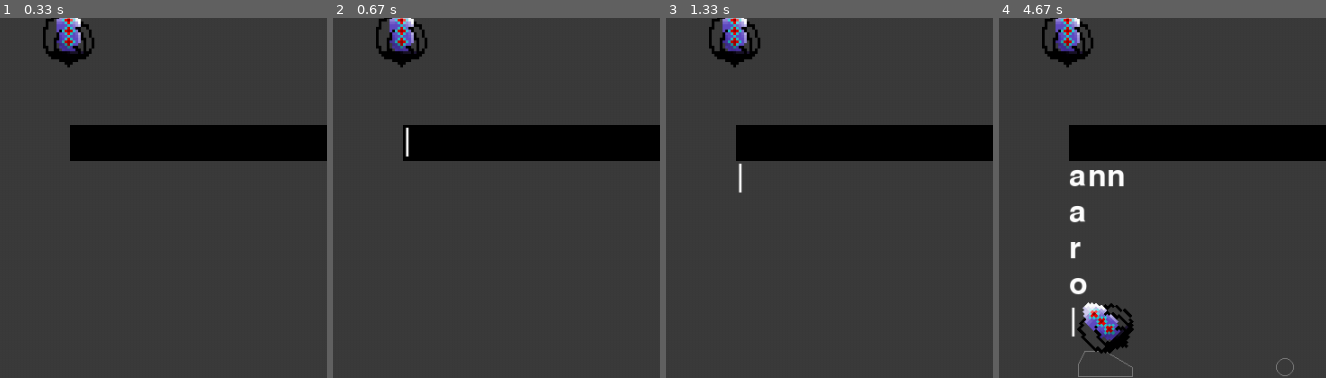
Above: before the commit, frames 1-4 (left to right).
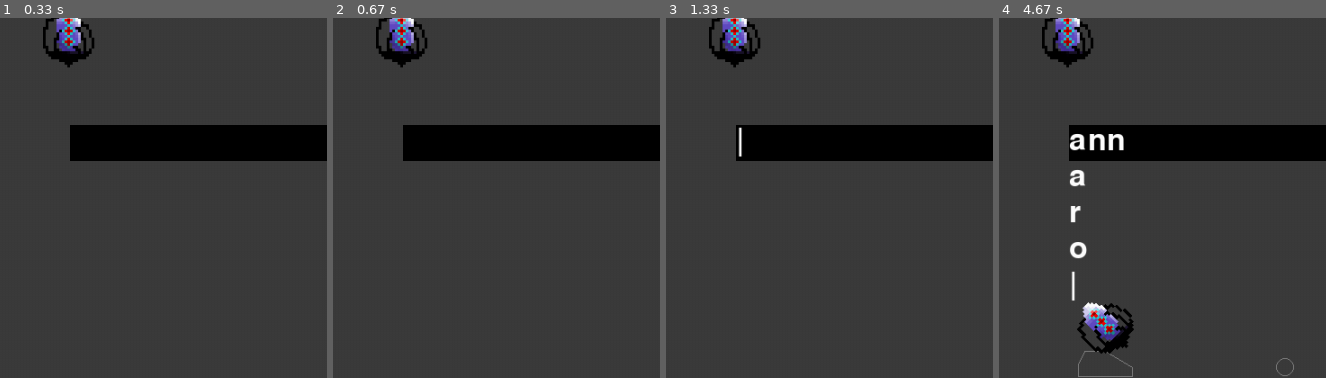
Above: after the commit, the same moments.

Repository: fireing123/pygame_phyics
Game: pygame game, started from example.py
The game is run twice, just before and just after one commit, with the same random seed, the same clock (stepped at 60 frames per second) and the same inputs.
Inputs (mouse positions are % of the whole screen's width and height, from its top left):
- Up to frame 1 (0.33 s): no input
- Up to frame 2 (0.67 s): click (77, 65) at 0.38 s
- Up to frame 3 (1.33 s): tap Keypad Enter at 0.67 s; click (77, 65) at 1.05 s
- Up to frame 4 (4.67 s): type "ann" at 1.33 s; tap Enter at 1.67, 3.45, 4.02, 4.58 s; click (55, 50) at 1.93 s; type "a" at 3.32 s; type "r" at 3.88 s; type "o" at 4.45 s
The pictures show only the part of the screen within x 44-94%, y 48-98%; the shares and areas given below are measured in that part.

Frame 1 is identical in both runs. In frame 2, 0.1% of the frame differs, in the area x 22-24%, y 30-39%; in frame 3, 0.2%; in frame 4, 1.5%, in the area x 21-39%, y 32-89%.

Commit message:
꺠달았다

Diff:
--- a/example.py
+++ b/example.py
@@ -1,5 +1,5 @@
 import pygame_phyics
-from pygame_phyics.game import Game
+from pygame_phyics import Game
 from pygame_phyics import Manger
 from pygame_phyics import DynamicObject
 
@@ -8,17 +8,19 @@
 Game.import_classes("example/objects/")
 
 @pygame_phyics.world("example/example.json")
-def main():
+def example():
     rect : DynamicObject= Manger.scene.get_objects("hello")[0]
     circle = Manger.scene.get_objects("ello")[0]
     text = Manger.scene.get_objects("eello")[0]
     inputfield = Manger.scene.get_objects("eeldlo")[0]
-    text.text = 'hello\nworld!\n 한국어'
-    rect.create_joint(4.0, 0.5, circle)
-    def draw():
+    def start():
+        text.text = 'hello\nworld!\n 한국어'
+        rect.create_joint(4.0, 0.5, circle)
+    def event(event):
+        pass
+    def update():
         Manger.screen.fill((60, 60, 60, 255))
-
-    Game.loop([], [draw])
+    return start, event, update
 
 
-main()
+example()
--- a/pygame_phyics/game.py
+++ b/pygame_phyics/game.py
@@ -44,8 +44,10 @@
             Manger.world = b2World()
             Manger.scene = Scene()
             instantiate_load(world_path, Manger.classes)
+            start, event, update = func()
+            start()
             Manger.scene.brightening()
-            func()
+            Game.loop(event, update)
             del Manger.scene
         return wrapper
     return real_world
@@ -76,7 +78,7 @@
         Manger.classes.update(import_module(obj_dir))
 
     @classmethod
-    def loop(cls, events=[], funcs=[]):
+    def loop(cls, events, func):
         """이벤트랑 함수를 받아 반복문 안에서 실행합니다"""
 
         pygame.key.start_text_input()
@@ -86,8 +88,7 @@
             cls.clock.tick(60)
 
 
-            for func in funcs:
-                func()
+            func()
 
             #collider event
 
@@ -126,8 +127,7 @@
 
                 event_event.invoke(event)
 
-                for event_func in events:
-                    event_func(event)
+                events(event)
 
             Manger.world.Step(
                 cls.time_step,
--- a/pygame_phyics/object.py
+++ b/pygame_phyics/object.py
@@ -265,6 +265,8 @@
         self.text_editing_pos = 0
         self.stay = False
         self.input_event = Event()
+        self._last_update = 0
+        self._update = 600
         game.event_event.add_lisner(self.inputfield_event)
 
     def on_mouse_enter(self, pos):
@@ -280,7 +282,13 @@
     def update(self):
         if not self.stay and Input.get_mouse_down(0):
             self.focused = False
-
+        self.field.text = self.text + self.text_editing
+        edit_text_pos = self.editing_pos + len(self.text_editing)
+        if self.focused:
+            if not pygame.time.get_ticks() - self._last_update > self._update:
+                self.field.text = self.field.text[:edit_text_pos] + "|" + self.field.text[edit_text_pos:]
+            if pygame.time.get_ticks() - self._last_update > self._update*2:
+                self._last_update = pygame.time.get_ticks()
     def inputfield_event(self, event):
         if self.focused:
             if event.type == pygame.KEYDOWN:
@@ -296,22 +304,25 @@
                     self.editing_pos = min(
                         len(self.text), self.editing_pos + 1
                     )
-                elif event.key in [pygame.K_KP_ENTER, 13]:
+                elif event.key == 13:
                     self.text += '\n'
                     self.editing_pos += 1
+                elif event.key == pygame.K_KP_ENTER:
+                    self.focused = False
+                    self.input_event.invoke()
             elif event.type == pygame.TEXTEDITING:
                 self.text_edit = True
                 self.text_editing = event.text
                 self.text_editing_pos = event.start
+                self._last_update = pygame.time.get_ticks()
             elif event.type == pygame.TEXTINPUT:
                 self.text_edit = False
                 self.text_editing = ""
                 self.text = self.text[:self.editing_pos] + event.text + self.text[self.editing_pos:]
                 self.editing_pos += len(event.text)
-
-            self.field.text = self.text + self.text_editing
-            edit_text_pos = self.editing_pos + len(self.text_editing)
-            self.field.text = self.field.text[:edit_text_pos] + "|" + self.field.text[edit_text_pos:]
+                self._last_update = pygame.time.get_ticks()
+
+
 
     def render(self, surface, camera):
         surface.blit(self.image, self.rect)
